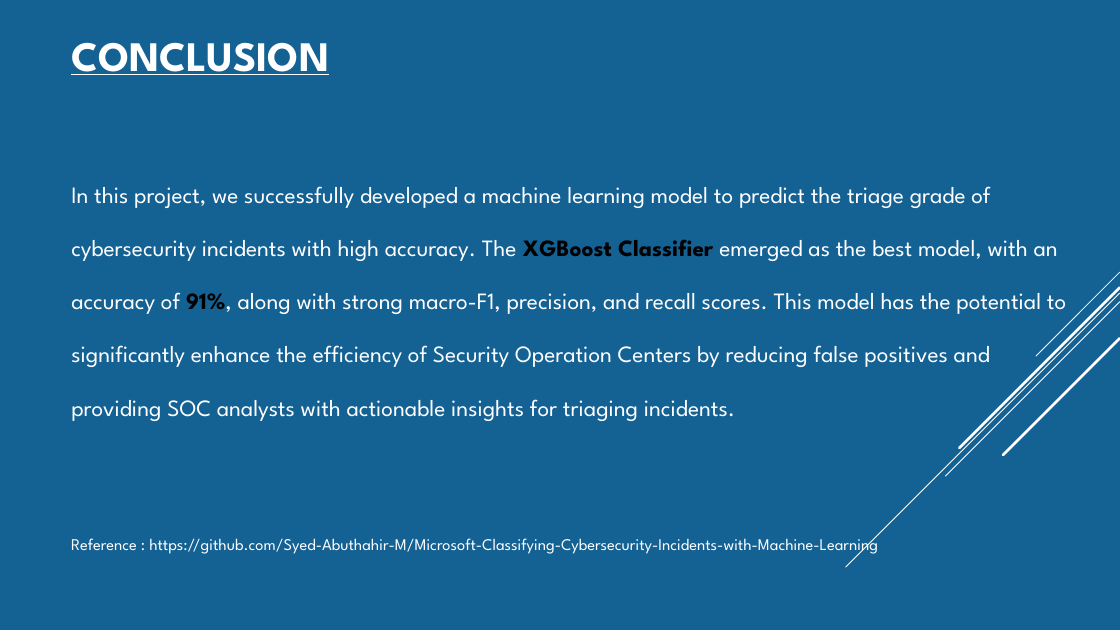
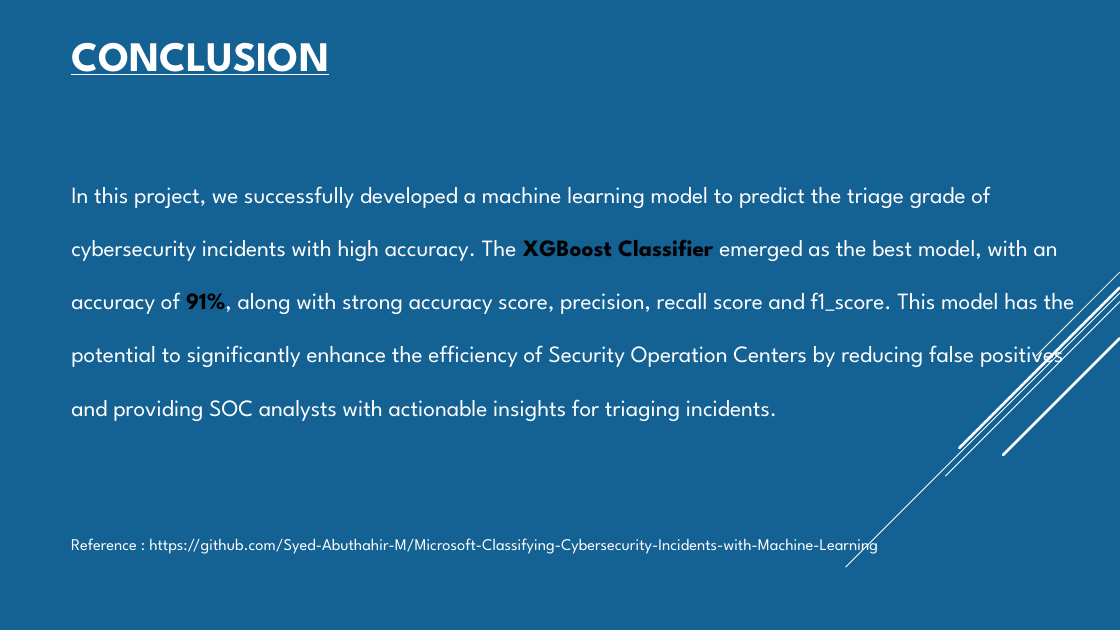
Before and after one commit to Syed-Abuthahir-M/Microsoft-Classifying-Cybersecurity-Incidents-with-Machine-Learning, a slide deck: slide 7 of Documentation/Microsoft.pptx. Drawn at 1120x630 pixels with LibreOffice and Linux fonts; fonts in the diff are those of the drawing. Boxes give left, top, right and bottom in pixels: in the first picture for what was removed or moved away, otherwise in the second. Text is boxed around its words. In the diff, an @@ line names an element or a change of style, - is before the commit and + after.

```diff
--- a/Documentation/Microsoft.pptx
+++ b/Documentation/Microsoft.pptx
@@ text at (71,186,1075,421): text changed @@
-In this project, we successfully developed a machine learning model to predict the triage grade of cybersecurity incidents with high accuracy. The XGBoost Classifier emerged as the best model, with an accuracy of 91%, along with strong macro-F1, precision, and recall scores. This model has the potential to significantly enhance the efficiency of Security Operation Centers by reducing false positives and providing SOC analysts with actionable insights for triaging incidents.
+In this project, we successfully developed a machine learning model to predict the triage grade of cybersecurity incidents with high accuracy. The XGBoost Classifier emerged as the best model, with an accuracy of 91%, along with strong accuracy score, precision, recall score and f1_score. This model has the potential to significantly enhance the efficiency of Security Operation Centers by reducing false positives and providing SOC analysts with actionable insights for triaging incidents.
```
Also in this commit, not shown: 1 other file.
